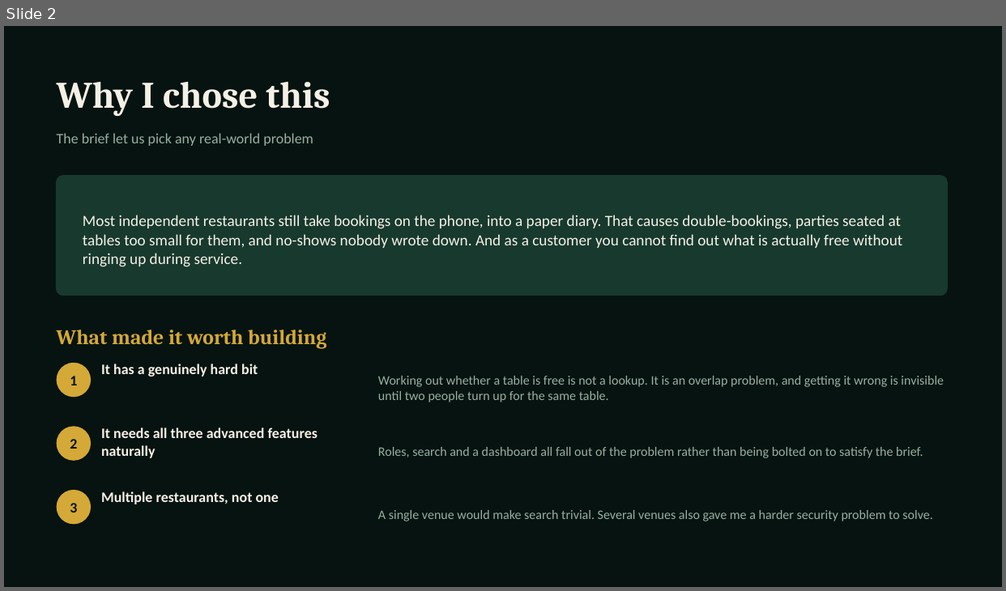
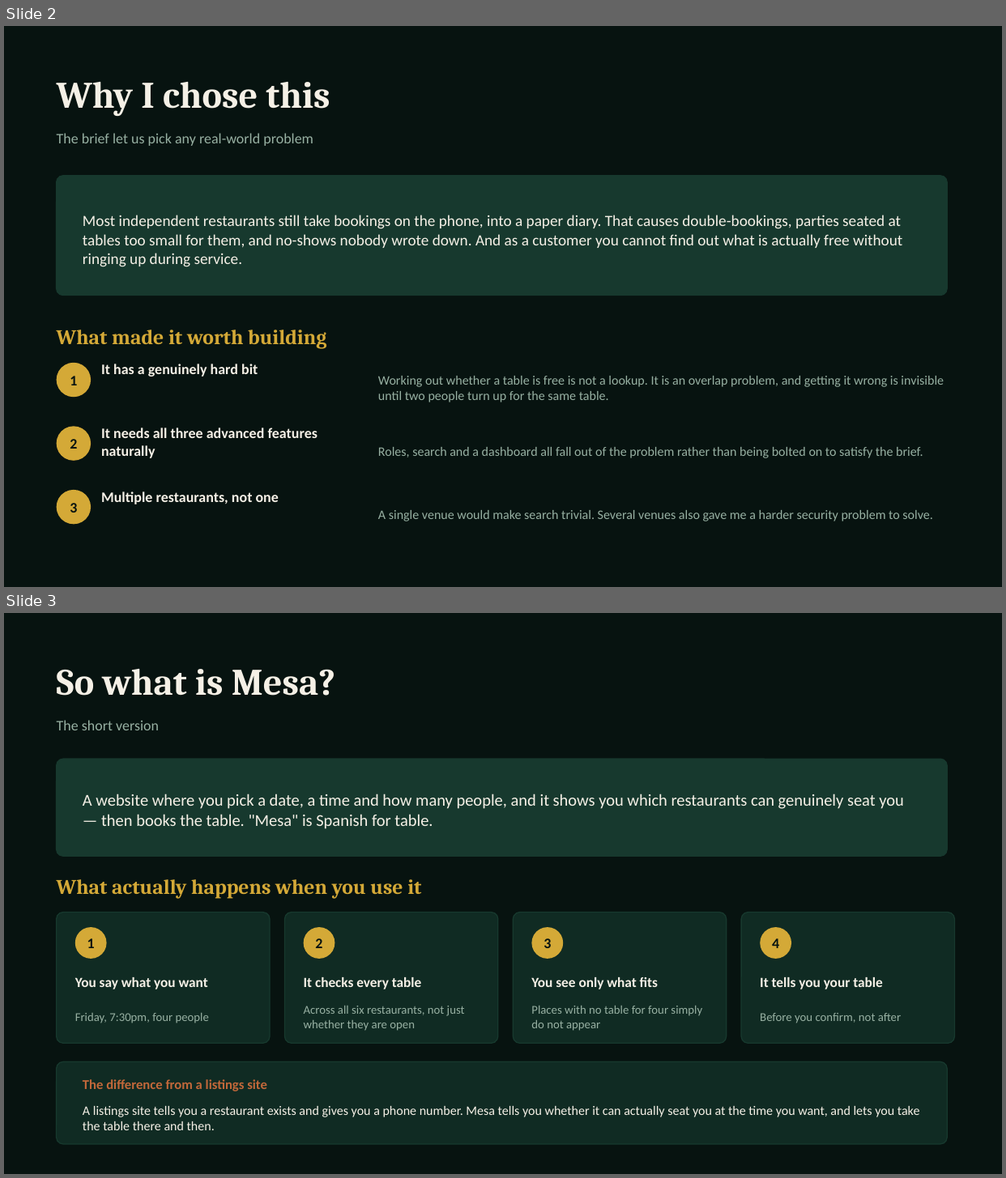
Before and after one commit to asanlimbu/mesa, a slide deck: docs/presentation.pptx. Shown one above the other, each under a label of ours: slide 2 before the commit, slides 2 and 3 after it. The pictures are 1006x591 and 1006x1178 pixels, drawn with LibreOffice and Linux fonts; fonts in the diff are those of the drawing. Boxes give left, top, right and bottom in pixels: in the first picture for what was removed or moved away, otherwise in the second. Text is boxed around its words. In the diff, an @@ line names an element or a change of style, - is before the commit and + after.

```diff
--- a/docs/presentation.pptx
+++ b/docs/presentation.pptx
@@ slide 3 added at [4, 613, 1002, 1174], background #071310 @@
@@ text added at [57, 669, 335, 696], 36 pt, text #F5F0E6, bold @@
+So what is Mesa?
@@ text added at [57, 720, 159, 730], 14 pt, text #97B0A2 @@
+The short version
@@ rounded rectangle added at [57, 759, 948, 856], fill #17392E, outline #17392E 1 pt @@
@@ text added at [83, 794, 904, 829], 16 pt, text #F5F0E6 @@
+A website where you pick a date, a time and how many people, and it shows you which restaurants can genuinely seat you — then books the table. "Mesa" is Spanish for table.
@@ text added at [57, 879, 421, 899], 20 pt, text #D4A937, bold @@
+What actually happens when you use it
@@ rounded rectangle added at [57, 913, 270, 1043], fill #102B23, outline #17392E 1 pt @@
@@ ellipse added at [75, 927, 107, 959], fill #D4A937 @@
@@ rounded rectangle added at [285, 913, 498, 1043], fill #102B23, outline #17392E 1 pt @@
@@ ellipse added at [304, 927, 335, 959], fill #D4A937 @@
@@ rounded rectangle added at [513, 913, 727, 1043], fill #102B23, outline #17392E 1 pt @@
@@ ellipse added at [532, 927, 563, 959], fill #D4A937 @@
@@ rounded rectangle added at [741, 913, 955, 1043], fill #102B23, outline #17392E 1 pt @@
@@ ellipse added at [760, 927, 791, 959], fill #D4A937 @@
@@ text added at [87, 939, 95, 948], 14 pt, text #071310, bold @@
+1
@@ text added at [315, 939, 322, 948], 14 pt, text #071310, bold @@
+2
@@ text added at [543, 939, 551, 948], 14 pt, text #071310, bold @@
+3
@@ text added at [772, 939, 779, 948], 14 pt, text #071310, bold @@
+4
@@ text added at [75, 977, 208, 990], 13.5 pt, text #F5F0E6, bold @@
+You say what you want
@@ text added at [304, 977, 421, 990], 13.5 pt, text #F5F0E6, bold @@
+It checks every table
@@ text added at [531, 977, 658, 990], 13.5 pt, text #F5F0E6, bold @@
+You see only what fits
@@ text added at [760, 977, 883, 990], 13.5 pt, text #F5F0E6, bold @@
+It tells you your table
@@ text added at [75, 1013, 209, 1024], 11.5 pt, text #97B0A2 @@
+Friday, 7:30pm, four people
@@ text added at [304, 1006, 465, 1031], 11.5 pt, text #97B0A2 @@
+Across all six restaurants, not just whether they are open
@@ text added at [531, 1006, 702, 1031], 11.5 pt, text #97B0A2 @@
+Places with no table for four simply do not appear
@@ text added at [760, 1013, 901, 1024], 11.5 pt, text #97B0A2 @@
+Before you confirm, not after
@@ rounded rectangle added at [57, 1063, 948, 1144], fill #102B23, outline #17392E 1 pt @@
@@ text added at [83, 1080, 267, 1092], 13 pt, text #C2683A, bold @@
+The difference from a listings site
@@ text added at [83, 1106, 920, 1131], 12.5 pt, text #F5F0E6 @@
+A listings site tells you a restaurant exists and gives you a phone number. Mesa tells you whether it can actually seat you at the time you want, and lets you take the table there and then.
```
